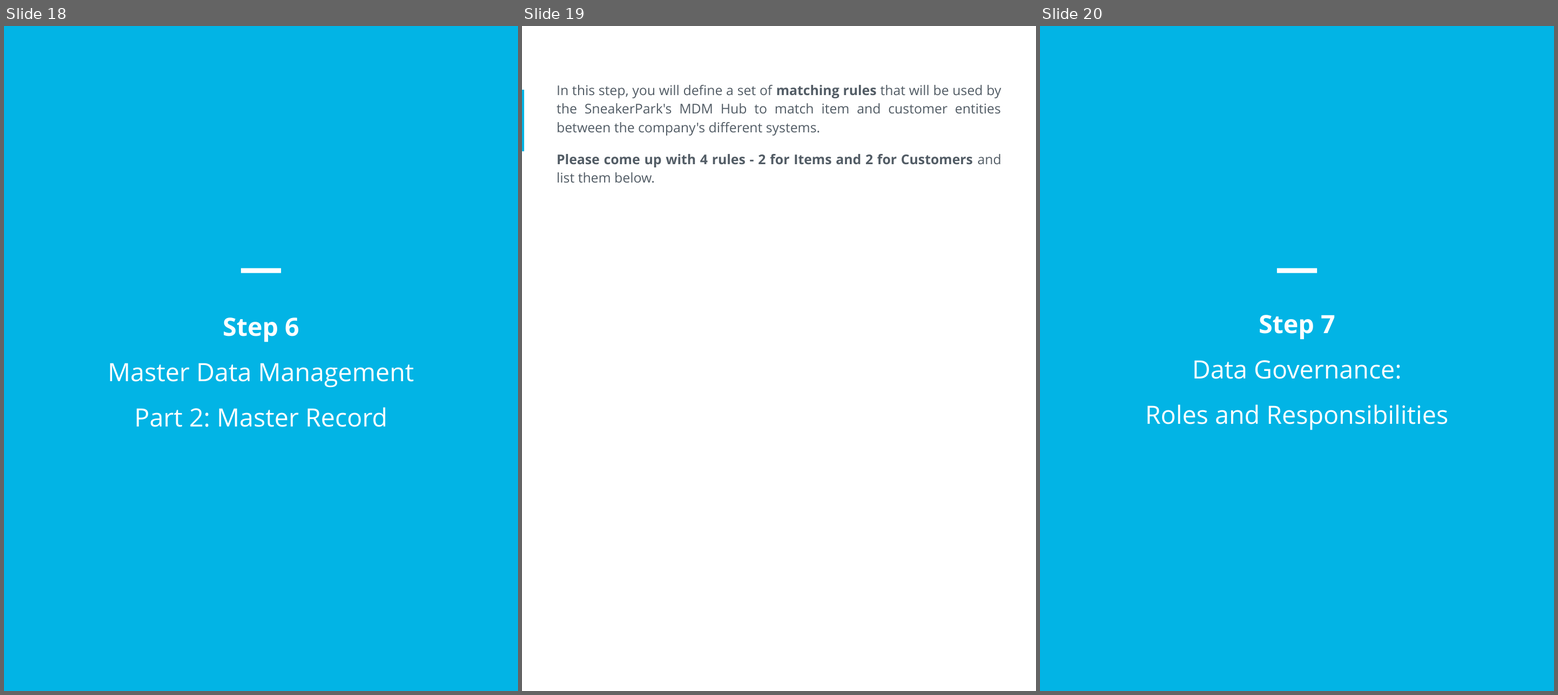
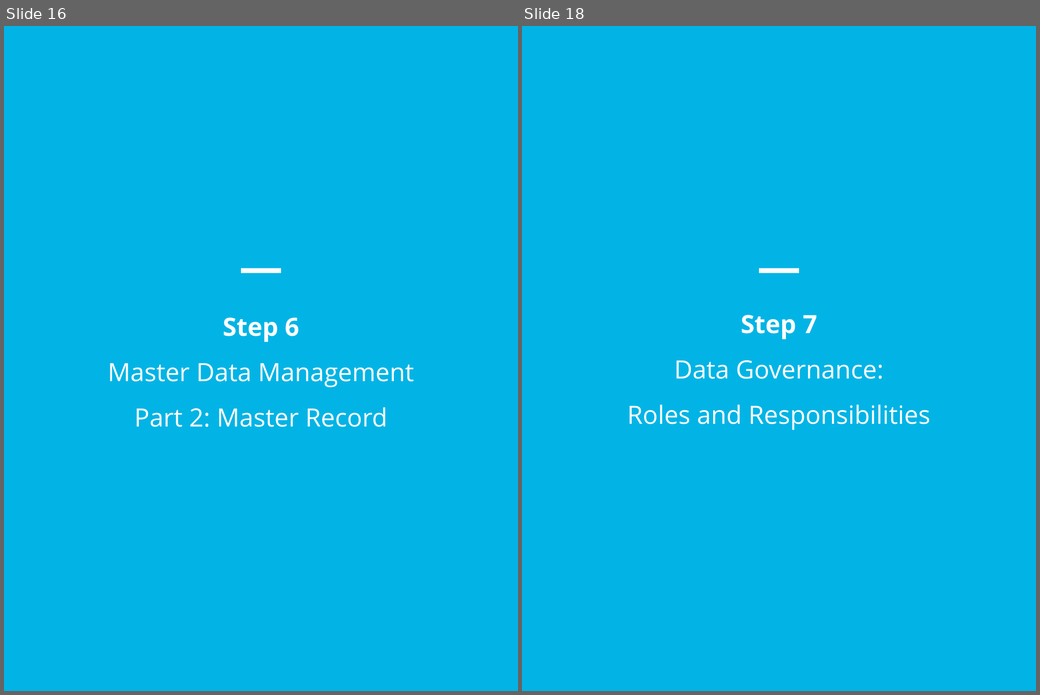
Before and after one commit to SwimLane2/udacity-ai-masters, a slide deck: Modules/03-Data-Architect/projects/Project 4 - SneakerPark Data Governance/report/sneakerpark_data_governance.pptx. Shown side by side, each under a label of ours: slides 18, 19 and 20 before the commit, slides 16 and 18 after it; the slides between them are not shown. The pictures are 1558x695 and 1040x695 pixels, drawn with LibreOffice and Linux fonts; fonts in the diff are those of the drawing. Boxes give left, top, right and bottom in pixels: in the first picture for what was removed or moved away, otherwise in the second. Text is boxed around its words. In the diff, an @@ line names an element or a change of style, - is before the commit and + after.

```diff
--- a/Modules/03-Data-Architect/projects/Project 4 - SneakerPark Data Governance/report/sneakerpark_data_governance.pptx
+++ b/Modules/03-Data-Architect/projects/Project 4 - SneakerPark Data Governance/report/sneakerpark_data_governance.pptx
@@ slide 19 removed at (522, 26, 1036, 691), background #FFFFFF @@
@@ rectangle removed at (522, 90, 524, 151) @@
@@ text removed at (557, 85, 1002, 183) @@
-In this step, you will define a set of matching rules that will be used by the SneakerPark's MDM Hub to match item and customer entities between the company's different systems.
-Please come up with 4 rules - 2 for Items and 2 for Customers and list them below.
@@ what was slide 18 is now slide 16 @@
@@ what was slide 20 is now slide 18 @@
```
Also in this commit, not shown: 3 slides changed, 3 slides added, 6 other slides removed, 1 other file.
